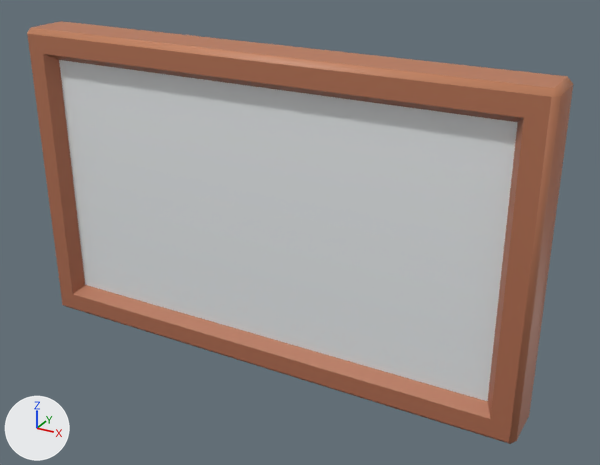
Before and after pictures for a commit that changed the FBX model Assets/Art/Models/furniture/pictureframe_large_B.fbx.
Both versions are drawn from a 50 mm camera at (1.45, -2.49, 1.15) aimed at (0.12, -0.06, -0.06). The lights are fixed; the arrows at lower left show +X, +Y and +Z. The picture after the commit comes second. Where no turn or scale is listed for an object, it has been applied to the vertices.

Names of what the first picture shows: 'pictureframe_large_B'.
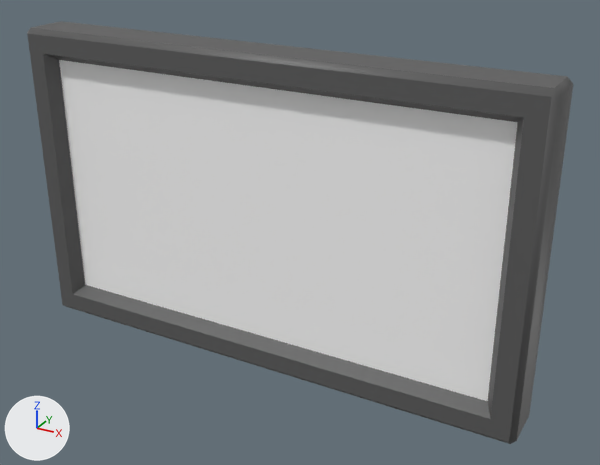
Where the newer file only moved an object's origin or applied its transform, the numbers keep the older frame.

Where the change shows, as pixel boxes (x1, y1, x2, y2) in the pictures (600 x 465 px):
```json
{"part": 1, "of": "me_cube_018", "change": "recoloured", "before": [59, 60, 518, 401], "after": [59, 60, 518, 401]}
{"part": 2, "of": "me_cube_018", "change": "recoloured", "before": [27, 21, 573, 444], "after": [27, 21, 573, 444], "on screen": "brown to dark grey"}
```

Scene script edits in JSON lines:
```json
{"op": "add", "block": "mat_材质", "code": ["mat_材质 = principled_material('材质')", "mat_材质.base_color = (1.0, 1.0, 1.0)  # white #ffffff"]}
{"op": "add", "block": "mat_材质_001", "code": ["mat_材质_001 = principled_material('材质.001')", "mat_材质_001.base_color = (0.105, 0.105, 0.105)  # dark grey #5b5b5b"]}
{"block": "me_cube_018", "where": "me_cube_018.from_pydata(...)  # 32 vertices, 34 faces; spans x -1.0..1.0, y -0.2..0.0, z -0.6..0.6"}
{"block": "me_cube_018", "where": "# used by ob_pictureframe_large_b; location = (0.0, 0.0, 0.0)"}
{"block": "me_cube_018", "change": "me_cube_018 part 1: the 1 face centred in x 0.0, y -0.15, z 0.0 switches from mat_furniture_texture (picture img_furniturebits_texture_png) to mat_材质 (white #ffffff)"}
{"block": "me_cube_018", "change": "me_cube_018 part 2: 33 of the faces centred in x -1.0..1.0, y -0.2..0.0, z -0.6..0.6 switch from mat_furniture_texture (picture img_furniturebits_texture_png) to mat_材质_001 (dark grey #5b5b5b)"}
{"op": "add", "block": "me_cube_018", "code": "me_cube_018.materials.append(mat_材质)  # white #ffffff"}
```
